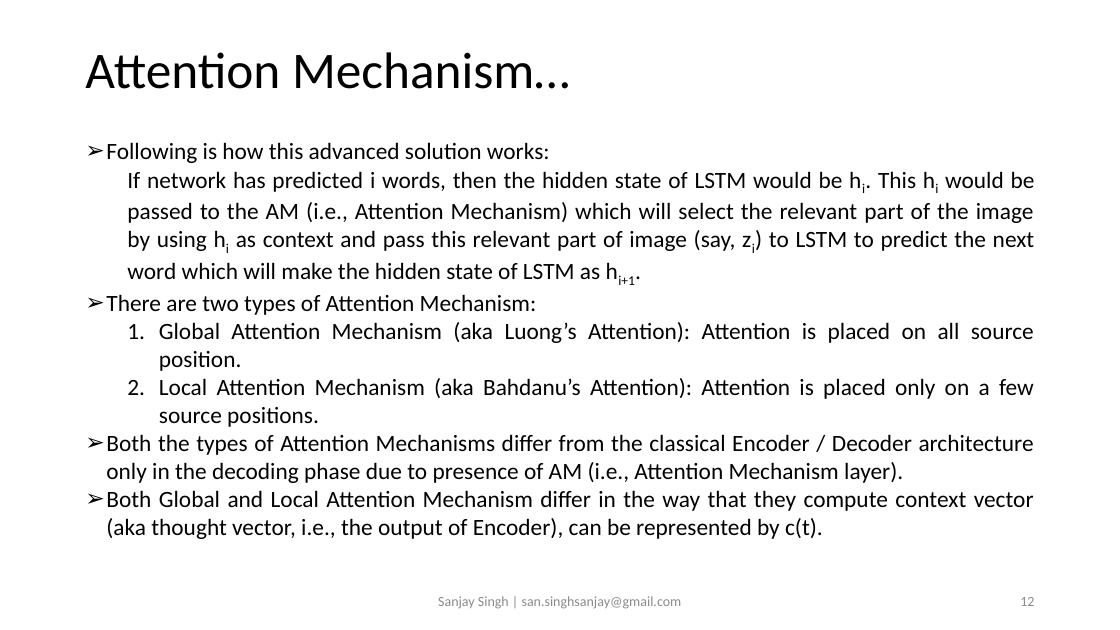
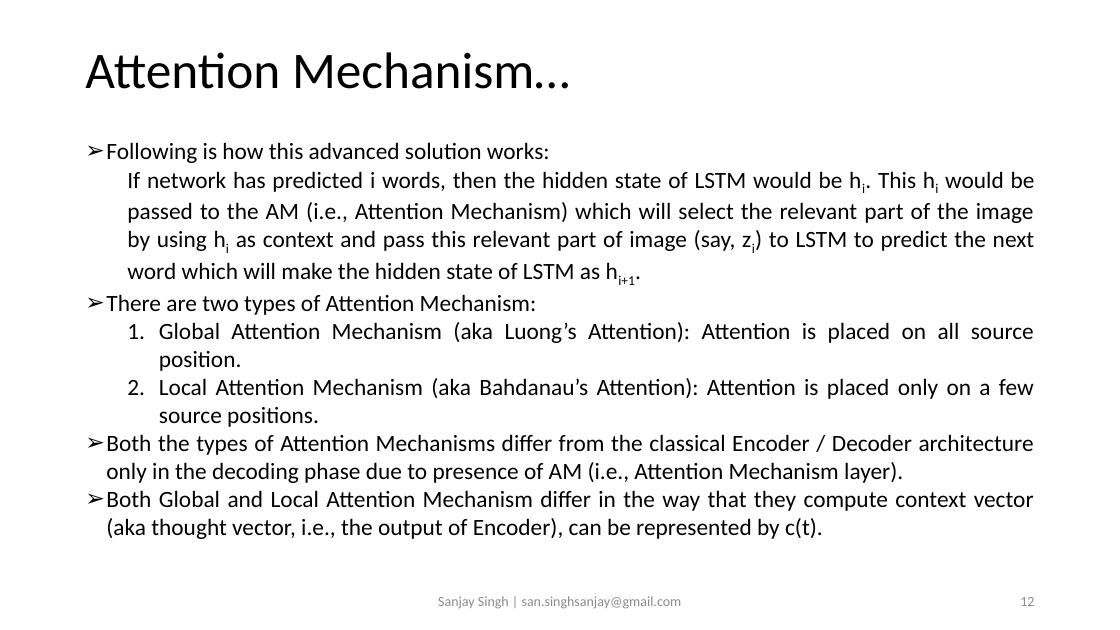
Before and after one commit to sansinghsanjay/Flickr8k_ImageCaptioning_AttentionMechanism, a slide deck: slide 12 of readme.pptx. Drawn at 1120x630 pixels with LibreOffice and Linux fonts; fonts in the diff are those of the drawing. Boxes give left, top, right and bottom in pixels: in the first picture for what was removed or moved away, otherwise in the second. Text is boxed around its words. In the diff, an @@ line names an element or a change of style, - is before the commit and + after.

```diff
--- a/readme.pptx
+++ b/readme.pptx
@@ text at (159, 378, 1034, 427): text changed @@
-  2. Local Attention Mechanism (aka Bahdanu’s Attention): Attention is placed only on a few source positions.
+  2. Local Attention Mechanism (aka Bahdanau’s Attention): Attention is placed only on a few source positions.
```
Also in this commit, not shown: 5 other slides changed, 2 other files.
